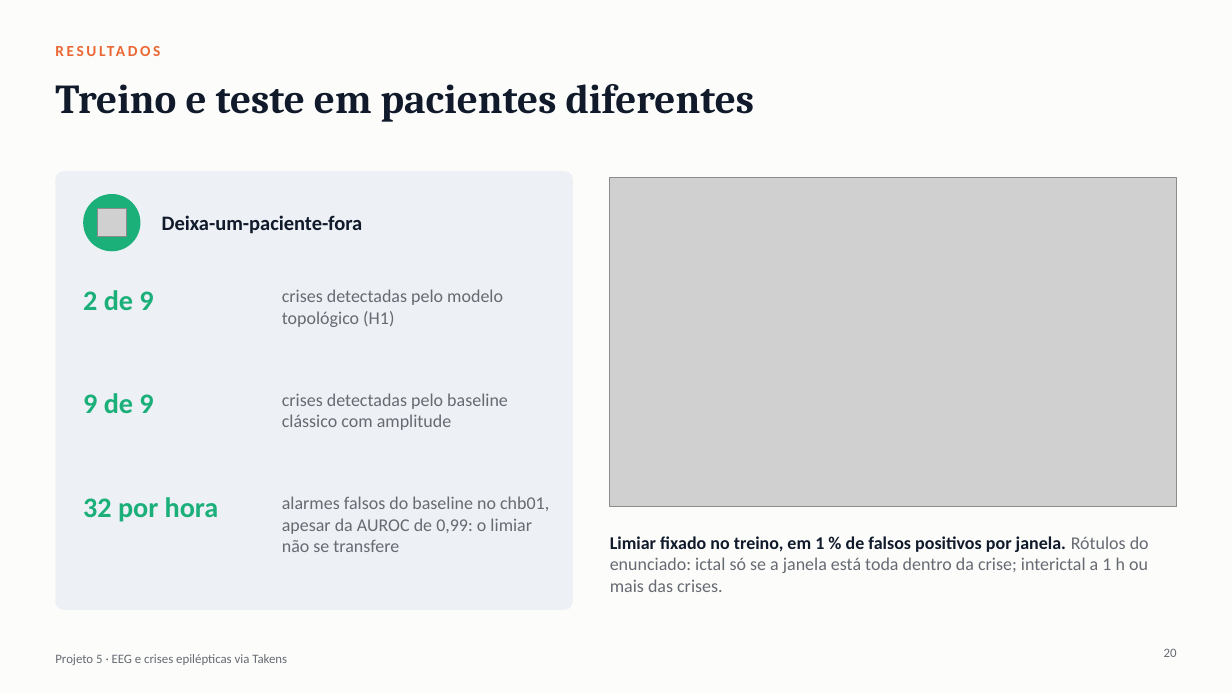
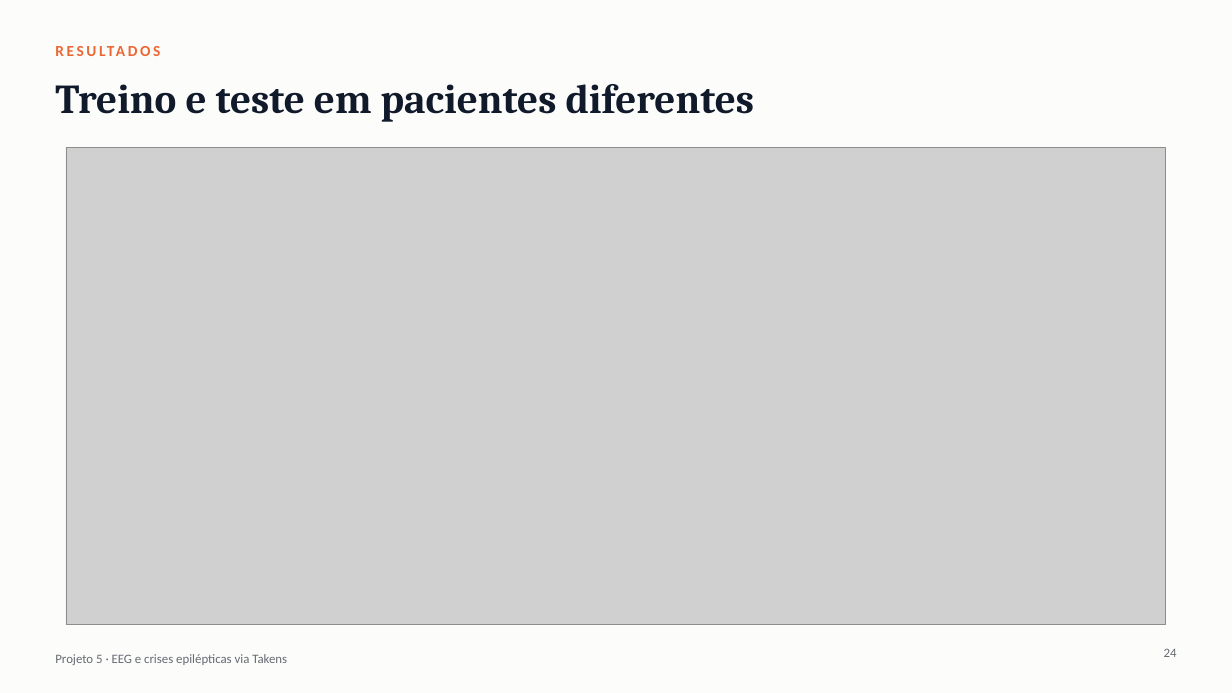
Before and after one commit to emiliodl/trab_final_atd, a slide deck: slide 24 of apresentacao_projeto5_tda.pptx (slide 20 before the commit). Drawn at 1232x693 pixels with LibreOffice and Linux fonts; fonts in the diff are those of the drawing; grey boxes stand for pictures. Boxes give left, top, right and bottom in pixels: in the first picture for what was removed or moved away, otherwise in the second. Text is boxed around its words. In the diff, an @@ line names an element or a change of style, - is before the commit and + after.

```diff
--- a/apresentacao_projeto5_tda.pptx
+++ b/apresentacao_projeto5_tda.pptx
@@ picture: place and size @@
-picture at <box>610,177,1177,506</box>
+picture at <box>66,148,1165,625</box>
@@ rounded rectangle removed at <box>55,171,573,610</box> @@
@@ ellipse removed at <box>83,194,140,251</box> @@
@@ picture removed at <box>97,208,126,237</box> @@
@@ text removed at <box>162,215,363,234</box> @@
-Deixa-um-paciente-fora
@@ text removed at <box>83,290,153,310</box> @@
-2 de 9
@@ text removed at <box>282,289,503,327</box> @@
-crises detectadas pelo modelo topológico (H1)
@@ text removed at <box>83,393,153,413</box> @@
-9 de 9
@@ text removed at <box>282,393,508,430</box> @@
-crises detectadas pelo baseline clássico com amplitude
@@ text removed at <box>83,497,219,522</box> @@
-32 por hora
@@ text removed at <box>282,496,549,552</box> @@
-alarmes falsos do baseline no chb01, apesar da AUROC de 0,99: o limiar não se transfere
@@ text removed at <box>610,536,1149,592</box> @@
-Limiar fixado no treino, em 1 % de falsos positivos por janela. Rótulos do enunciado: ictal só se a janela está toda dentro da crise; interictal a 1 h ou mais das crises.
@@ page number at <box>1164,649,1177,657</box>: text changed @@
-20
+24
```
Also in this commit, not shown: 4 other slides changed, 6 slides added, 1 slide removed, 58 other files.
